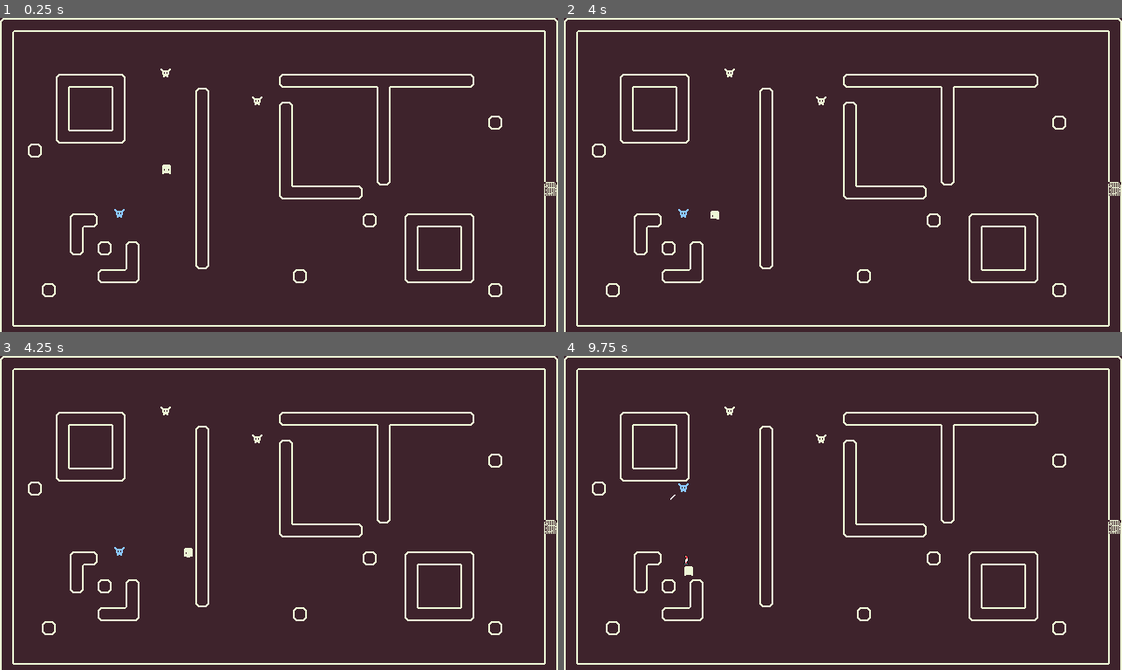
Above: before the commit, frames 1-4 (two rows, left to right).
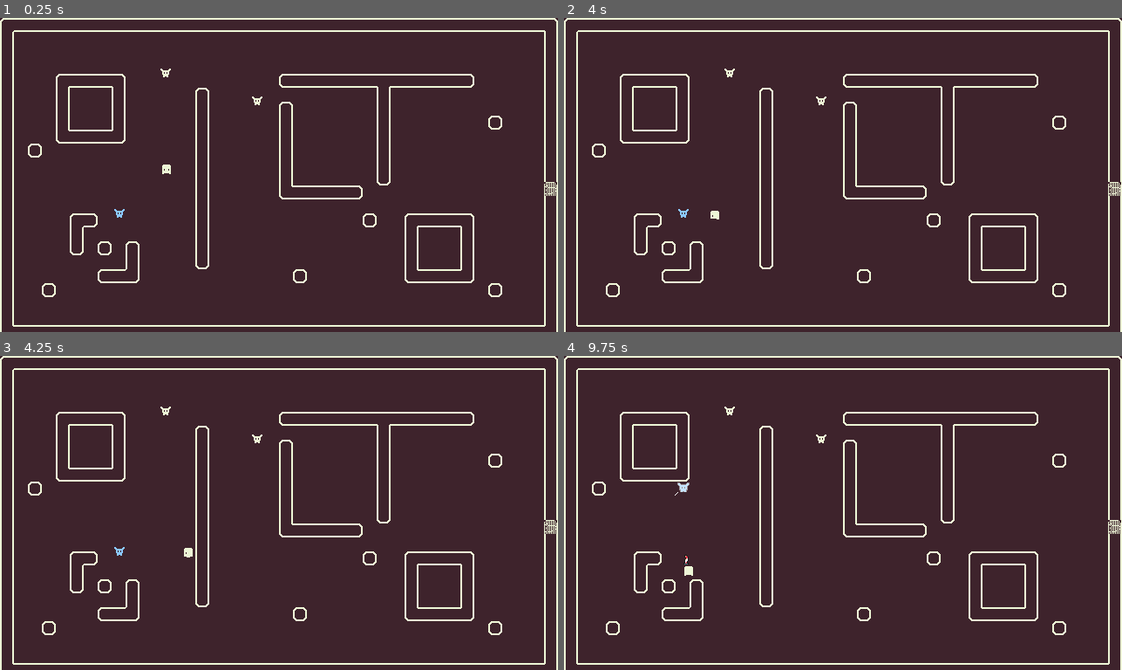
Above: after the commit, the same moments.

Repository: yncynotdev/bob-the-wanderer
Game: Godot game, scene res://levels/test/test_2.tscn
The game is run twice, just before and just after one commit, with the same random seed, the same clock (stepped at 60 frames per second) and the same inputs. This scene is started directly instead of the project's main scene.
Inputs:
- Up to frame 1 (0.25 s): no input
- Up to frame 2 (4 s): tap Enter at 0.5, 2 s; hold D (right) 0.53-1.28 s; hold Space (attack) 0.53-1.28 s; hold S (down) 1.28-2.03 s; tap Space (attack) at 1.35, 2.85 s; hold D (right) 2.03-2.78 s; hold Space (attack) 2.03-2.78 s; hold W (up) 2.78-3.53 s; hold A (left) from 3.53 s (still down); hold Space (attack) from 3.53 s (still down)
- Up to frame 3 (4.25 s): keep holding A (left); keep holding Space (attack)
- Up to frame 4 (9.75 s): release Space (attack) at 4.28 s; tap Space (attack) at 4.35, 5.85, 7.35, 8, 8.85 s; release A (left) at 5.03 s; hold S (down) 5.03-5.78 s; hold Space (attack) 5.03-5.78 s; hold D (right) 5.78-6.53 s; tap Enter at 6.5 s; hold W (up) 6.53-7.28 s; hold Space (attack) 6.53-7.28 s; hold D (right) 7.28-8.03 s; hold S (down) 8.03-8.78 s; hold Space (attack) 8.03-8.78 s; hold A (left) 8.78-9.53 s; hold W (up) from 9.53 s (still down); hold Space (attack) from 9.53 s (still down)

Frames 1-3 are identical in both runs. In frame 4, less than 0.1% of the frame differs, in the area x 19-23%, y 40-46%.

Commit message:
added: hit flash effect

Diff:
--- a/entities/enemy/goblin/goblin.tscn
+++ b/entities/enemy/goblin/goblin.tscn
@@ -1,16 +1,9 @@
 [gd_scene format=3 uid="uid://csrdlyui8djjl"]
 
 [ext_resource type="PackedScene" uid="uid://b2ndn0ybwmrf4" path="res://shared/enemy/enemy_base.tscn" id="1_p1lxi"]
-[ext_resource type="Script" uid="uid://dymhou75kqu68" path="res://shared/status/status.gd" id="2_qr8xl"]
+[ext_resource type="Resource" uid="uid://dh6ju5gf3krye" path="res://entities/enemy/goblin/goblin.tres" id="2_4f7s6"]
 [ext_resource type="SpriteFrames" uid="uid://xkv6t58wcyed" path="res://entities/enemy/goblin/goblin_sprite_frame.tres" id="3_iw8sg"]
 [ext_resource type="Script" uid="uid://c7ifvqyitooux" path="res://shared/loot/loot.gd" id="3_legkn"]
-
-[sub_resource type="Resource" id="Resource_iw8sg"]
-resource_local_to_scene = true
-script = ExtResource("2_qr8xl")
-base_max_defense = 1.0
-base_max_speed = 10.0
-metadata/_custom_type_script = "uid://dymhou75kqu68"
 
 [sub_resource type="Resource" id="Resource_legkn"]
 resource_local_to_scene = true
@@ -28,7 +21,7 @@
 size = Vector2(16, 12)
 
 [node name="Goblin" unique_id=2147005555 instance=ExtResource("1_p1lxi")]
-status = SubResource("Resource_iw8sg")
+status = ExtResource("2_4f7s6")
 loot = SubResource("Resource_legkn")
 
 [node name="AnimatedSprite2D" parent="." index="0" unique_id=249710695]
--- a/entities/enemy/key_goblin/key_goblin.tres
+++ b/entities/enemy/key_goblin/key_goblin.tres
@@ -5,4 +5,5 @@
 [resource]
 script = ExtResource("1_rkewf")
 base_max_defense = 1.0
+base_max_speed = 10.0
 metadata/_custom_type_script = "uid://dymhou75kqu68"
--- a/entities/player/scene/player.tscn
+++ b/entities/player/scene/player.tscn
@@ -3,6 +3,7 @@
 [ext_resource type="Script" uid="uid://diaddu2rasgmu" path="res://entities/player/script/player.gd" id="1_8xc6n"]
 [ext_resource type="Script" uid="uid://dymhou75kqu68" path="res://shared/status/status.gd" id="2_8ivne"]
 [ext_resource type="Texture2D" uid="uid://buhpsof0n8gv1" path="res://entities/player/assets/bob.png" id="3_llfb5"]
+[ext_resource type="Shader" uid="uid://dsromrqqfirbp" path="res://shared/fx/flash/flash.gdshader" id="3_qptj5"]
 [ext_resource type="PackedScene" uid="uid://dj2g3gptrth73" path="res://shared/hurtbox/hurtbox.tscn" id="7_04dpg"]
 [ext_resource type="PackedScene" uid="uid://d0bfarnofv346" path="res://shared/weapon/weapon_component.tscn" id="8_w1ewg"]
 [ext_resource type="Resource" uid="uid://duxjivlp3xef0" path="res://items/weapon/sword/sword.tres" id="9_llfb5"]
@@ -12,8 +13,13 @@
 [ext_resource type="AudioStream" uid="uid://q8oiysm6u7fw" path="res://assets/sfx/hit_impact/Hit3.wav" id="12_vwqy1"]
 
 [sub_resource type="Resource" id="Resource_33t0o"]
+resource_local_to_scene = true
 script = ExtResource("2_8ivne")
-base_max_attack = 99.0
+
+[sub_resource type="ShaderMaterial" id="ShaderMaterial_33t0o"]
+shader = ExtResource("3_qptj5")
+shader_parameter/flash_color = Color(1, 1, 1, 1)
+shader_parameter/flash_pct = 0.0
 
 [sub_resource type="AtlasTexture" id="AtlasTexture_qptj5"]
 atlas = ExtResource("3_llfb5")
@@ -312,6 +318,32 @@
 
 [sub_resource type="RectangleShape2D" id="RectangleShape2D_04dpg"]
 size = Vector2(14, 15)
+
+[sub_resource type="Animation" id="Animation_33t0o"]
+length = 0.001
+
+[sub_resource type="Animation" id="Animation_qptj5"]
+resource_name = "hit_fx"
+length = 0.5
+loop_mode = 1
+tracks/0/type = "value"
+tracks/0/imported = false
+tracks/0/enabled = true
+tracks/0/path = NodePath("AnimatedSprite2D:material:shader_parameter/flash_pct")
+tracks/0/interp = 1
+tracks/0/loop_wrap = true
+tracks/0/keys = {
+"times": PackedFloat32Array(0, 0.099999994, 0.19999999, 0.3, 0.39999998),
+"transitions": PackedFloat32Array(1, 1, 1, 1, 1),
+"update": 0,
+"values": [0.0, 1.0, 0.0, 1.0, 0.0]
+}
+
+[sub_resource type="AnimationLibrary" id="AnimationLibrary_33t0o"]
+_data = {
+&"RESET": SubResource("Animation_33t0o"),
+&"hit_fx": SubResource("Animation_qptj5")
+}
 
 [node name="Player" type="CharacterBody2D" unique_id=303148737 groups=["player"]]
 collision_layer = 2
@@ -323,14 +355,19 @@
 knockback_power = 5000.0
 
 [node name="AnimatedSprite2D" type="AnimatedSprite2D" parent="." unique_id=927110348]
+clip_children = 2
+light_mask = 262145
+material = SubResource("ShaderMaterial_33t0o")
 sprite_frames = SubResource("SpriteFrames_apncy")
-animation = &"idle_down"
+animation = &"hit_down"
 autoplay = "idle_down"
 
 [node name="CollisionShape2D" type="CollisionShape2D" parent="." unique_id=795666308]
+visible = false
 shape = SubResource("CapsuleShape2D_5gr5v")
 
 [node name="Hurtbox" parent="." unique_id=1935515335 node_paths=PackedStringArray("health_component") instance=ExtResource("7_04dpg")]
+visible = false
 collision_layer = 32
 collision_mask = 16
 health_component = NodePath("../HealthComponent")
@@ -364,6 +401,9 @@
 stream = ExtResource("12_vwqy1")
 bus = &"Master"
 
+[node name="AnimationPlayer" type="AnimationPlayer" parent="." unique_id=906227442]
+libraries/ = SubResource("AnimationLibrary_33t0o")
+
 [connection signal="area_entered" from="Hurtbox" to="." method="_on_hurtbox_area_entered"]
 [connection signal="timeout" from="AttackDuration" to="." method="_on_attack_duration_timeout"]
 [connection signal="timeout" from="KnockbackDuration" to="." method="_on_knockback_duration_timeout"]
--- a/entities/player/script/player.gd
+++ b/entities/player/script/player.gd
@@ -6,6 +6,8 @@
 @onready var health_component = $HealthComponent
 
 @onready var sprite: AnimatedSprite2D = $AnimatedSprite2D
+
+@onready var animation_player: AnimationPlayer = $AnimationPlayer
 
 @onready var hurtbox_collision = $Hurtbox/CollisionShape2D
 
@@ -171,8 +173,11 @@
 
 	animation_direction("hit")
 
+	animation_player.play("hit_fx")
+
 	if !is_hit:
 		hurtbox_collision.disabled = false
+		animation_player.stop()
 		change_state(State.MOVE)
 
 
--- a/shared/enemy/enemy_base.gd
+++ b/shared/enemy/enemy_base.gd
@@ -18,6 +18,8 @@
 @onready var hurtbox_collision = $Hurtbox/CollisionShape2D
 
 @onready var sprite = $AnimatedSprite2D
+
+@onready var animation_player: AnimationPlayer = $AnimationPlayer
 
 @onready var hit_fx = $HitFX
 
@@ -104,10 +106,13 @@
 func state_hit() -> void:
 	hurtbox_collision.disabled = true
 
+	animation_player.play("hit_fx")
+
 	animation_direction('idle')
 
 	if !is_hit:
 		hurtbox_collision.disabled = false
+		animation_player.stop()
 		change_state(State.IDLE)
 
 
--- a/shared/enemy/enemy_base.tscn
+++ b/shared/enemy/enemy_base.tscn
@@ -1,11 +1,18 @@
 [gd_scene format=3 uid="uid://b2ndn0ybwmrf4"]
 
 [ext_resource type="Script" uid="uid://4lhslbukwt3p" path="res://shared/enemy/enemy_base.gd" id="1_dg24u"]
+[ext_resource type="Shader" uid="uid://dsromrqqfirbp" path="res://shared/fx/flash/flash.gdshader" id="2_0c5sp"]
 [ext_resource type="PackedScene" uid="uid://c1n47oqbroxti" path="res://shared/hitbox/hitbox.tscn" id="2_7jtny"]
 [ext_resource type="Texture2D" uid="uid://b5tu8enco8gyl" path="res://assets/fx/cut/SpriteSheet.png" id="2_rqm84"]
 [ext_resource type="PackedScene" uid="uid://dj2g3gptrth73" path="res://shared/hurtbox/hurtbox.tscn" id="3_tl8x4"]
 [ext_resource type="PackedScene" uid="uid://3cdnx1374mva" path="res://shared/health/health_component.tscn" id="4_tl8x4"]
 [ext_resource type="PackedScene" uid="uid://bky6aatapiu26" path="res://shared/audio/sfx/hurt_sfx.tscn" id="6_rqm84"]
+
+[sub_resource type="ShaderMaterial" id="ShaderMaterial_rpg8m"]
+resource_local_to_scene = true
+shader = ExtResource("2_0c5sp")
+shader_parameter/flash_color = Color(1, 1, 1, 1)
+shader_parameter/flash_pct = 0.0
 
 [sub_resource type="AtlasTexture" id="AtlasTexture_0c5sp"]
 atlas = ExtResource("2_rqm84")
@@ -43,6 +50,31 @@
 "speed": 5.0
 }]
 
+[sub_resource type="Animation" id="Animation_rpg8m"]
+length = 0.001
+
+[sub_resource type="Animation" id="Animation_0c5sp"]
+resource_name = "hit_fx"
+length = 0.5
+tracks/0/type = "value"
+tracks/0/imported = false
+tracks/0/enabled = true
+tracks/0/path = NodePath("AnimatedSprite2D:material:shader_parameter/flash_pct")
+tracks/0/interp = 1
+tracks/0/loop_wrap = true
+tracks/0/keys = {
+"times": PackedFloat32Array(0, 0.1, 0.2, 0.3, 0.4),
+"transitions": PackedFloat32Array(1, 1, 1, 1, 1),
+"update": 0,
+"values": [0.0, 1.0, 0.0, 1.0, 0.0]
+}
+
+[sub_resource type="AnimationLibrary" id="AnimationLibrary_rpg8m"]
+_data = {
+&"RESET": SubResource("Animation_rpg8m"),
+&"hit_fx": SubResource("Animation_0c5sp")
+}
+
 [node name="EnemyBase" type="CharacterBody2D" unique_id=2147005555 groups=["enemy"]]
 collision_layer = 4
 collision_mask = 3
@@ -51,9 +83,11 @@
 knockback_power = 5000.0
 
 [node name="AnimatedSprite2D" type="AnimatedSprite2D" parent="." unique_id=249710695]
+material = SubResource("ShaderMaterial_rpg8m")
 
 [node name="HitFX" type="AnimatedSprite2D" parent="." unique_id=512842174]
 visible = false
+scale = Vector2(0.67, 0.67)
 sprite_frames = SubResource("SpriteFrames_yot14")
 animation = &"cut"
 
@@ -77,6 +111,9 @@
 [node name="HurtDuration" type="Timer" parent="." unique_id=90671822]
 one_shot = true
 
+[node name="AnimationPlayer" type="AnimationPlayer" parent="." unique_id=311011161]
+libraries/ = SubResource("AnimationLibrary_rpg8m")
+
 [connection signal="animation_finished" from="HitFX" to="." method="_on_hit_fx_animation_finished"]
 [connection signal="area_entered" from="Hurtbox" to="." method="_on_hurtbox_area_entered"]
 [connection signal="timeout" from="HurtDuration" to="." method="_on_hurt_duration_timeout"]
--- /dev/null
+++ b/shared/fx/flash/flash.gdshader
@@ -0,0 +1,14 @@
+shader_type canvas_item;
+
+uniform vec4 flash_color: source_color = vec4(1.0f);
+uniform float flash_pct: hint_range(0.0, 1.0) = 0.0f;
+
+
+void fragment() {
+  vec4 original_color = texture(TEXTURE, UV);
+
+  vec4 mixed_color = mix(original_color, flash_color, flash_pct);
+
+  COLOR = mixed_color;
+  COLOR.a = original_color.a;
+}
Not shown, added: shared/fx/flash/flash.gdshader.uid
